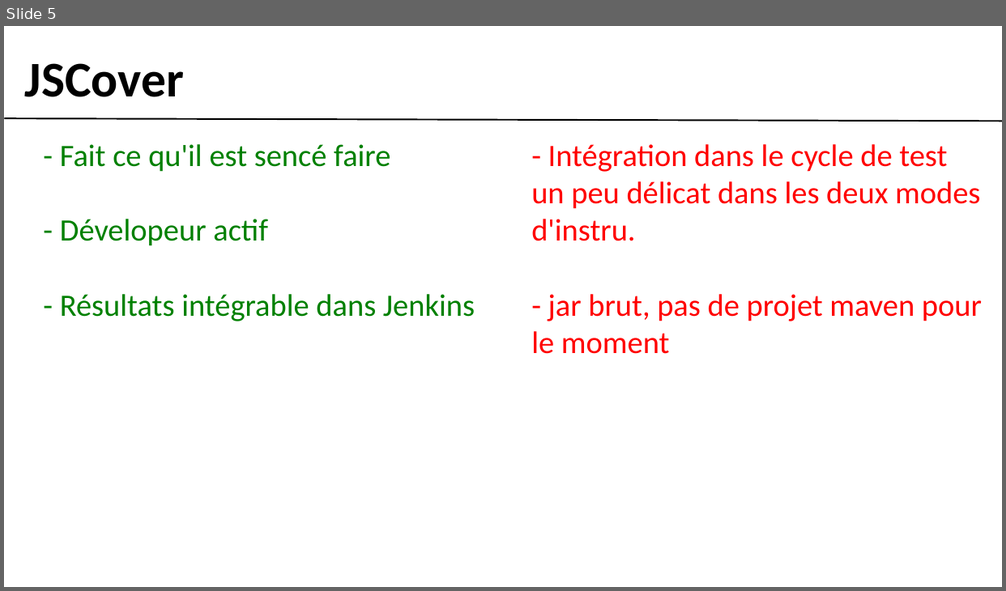
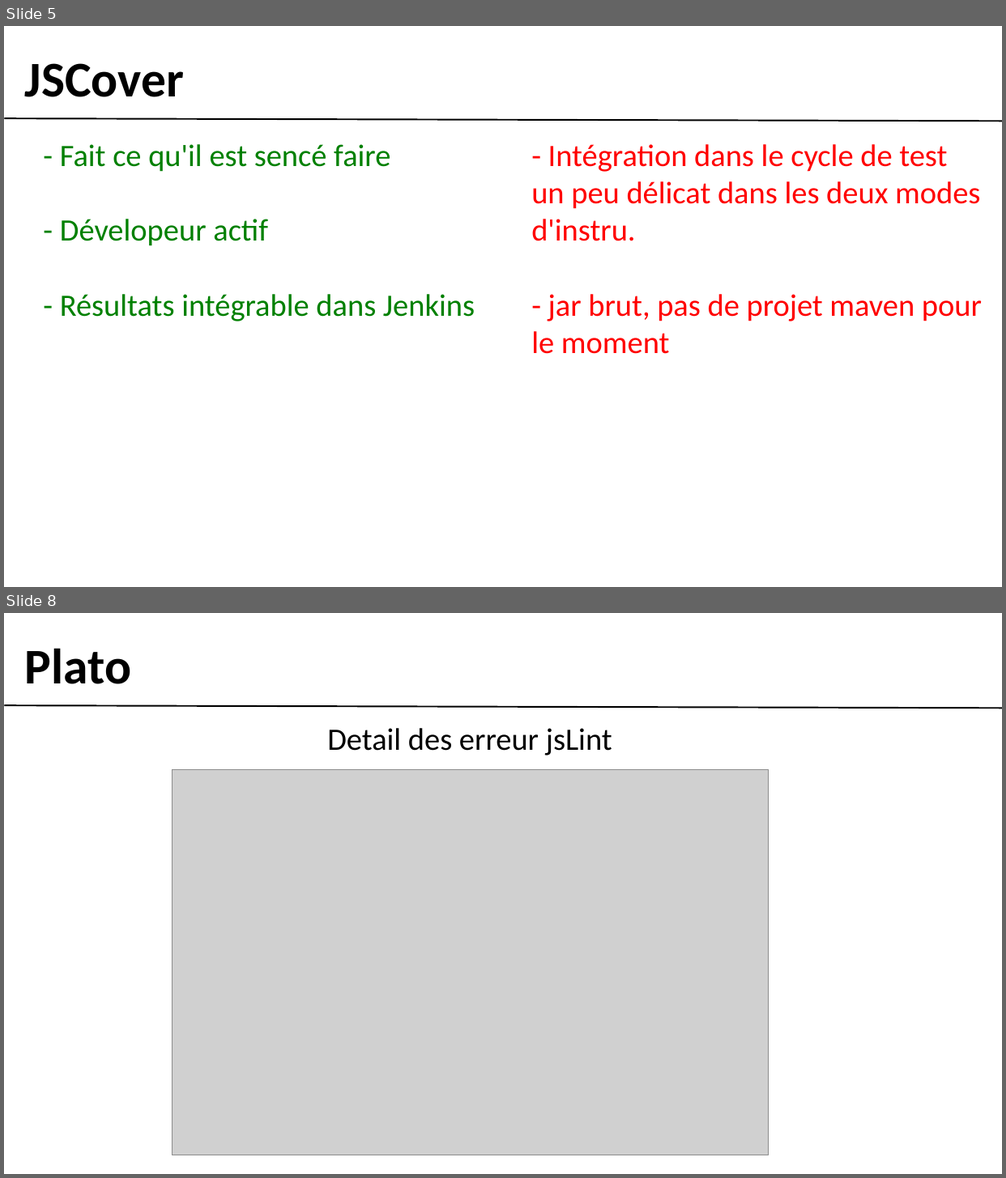
Before and after one commit to gobengo/devoxx-panorama-js-testing, a slide deck: doc/coverage_part.ppt. Shown one above the other, each under a label of ours: slide 5 before the commit, slides 5 and 8 after it; the slides between them are not shown. The pictures are 1006x591 and 1006x1178 pixels, drawn with LibreOffice and Linux fonts; fonts in the diff are those of the drawing; grey boxes stand for pictures; background and template pictures are left out. Boxes give left, top, right and bottom in pixels: in the first picture for what was removed or moved away, otherwise in the second. Text is boxed around its words. In the diff, an @@ line names an element or a change of style, - is before the commit and + after.

Commit message:
coverage part : plato +- done

```diff
--- a/doc/coverage_part.ppt
+++ b/doc/coverage_part.ppt
@@ slide 8 added at (4, 613, 1002, 1174), background #FFFFFF; not listed: 1 template element that a slide beside it also shows @@
@@ text added at (25, 648, 131, 684), 64 pt, text #000000, bold @@
+Plato
@@ text added at (327, 728, 612, 756), 40 pt, text #000000 @@
+Detail des erreur jsLint
@@ picture added at (172, 769, 769, 1155) @@
```
Also in this commit, not shown: 1 slide changed, 2 other slides added, 1 slide removed, 4 other files.
